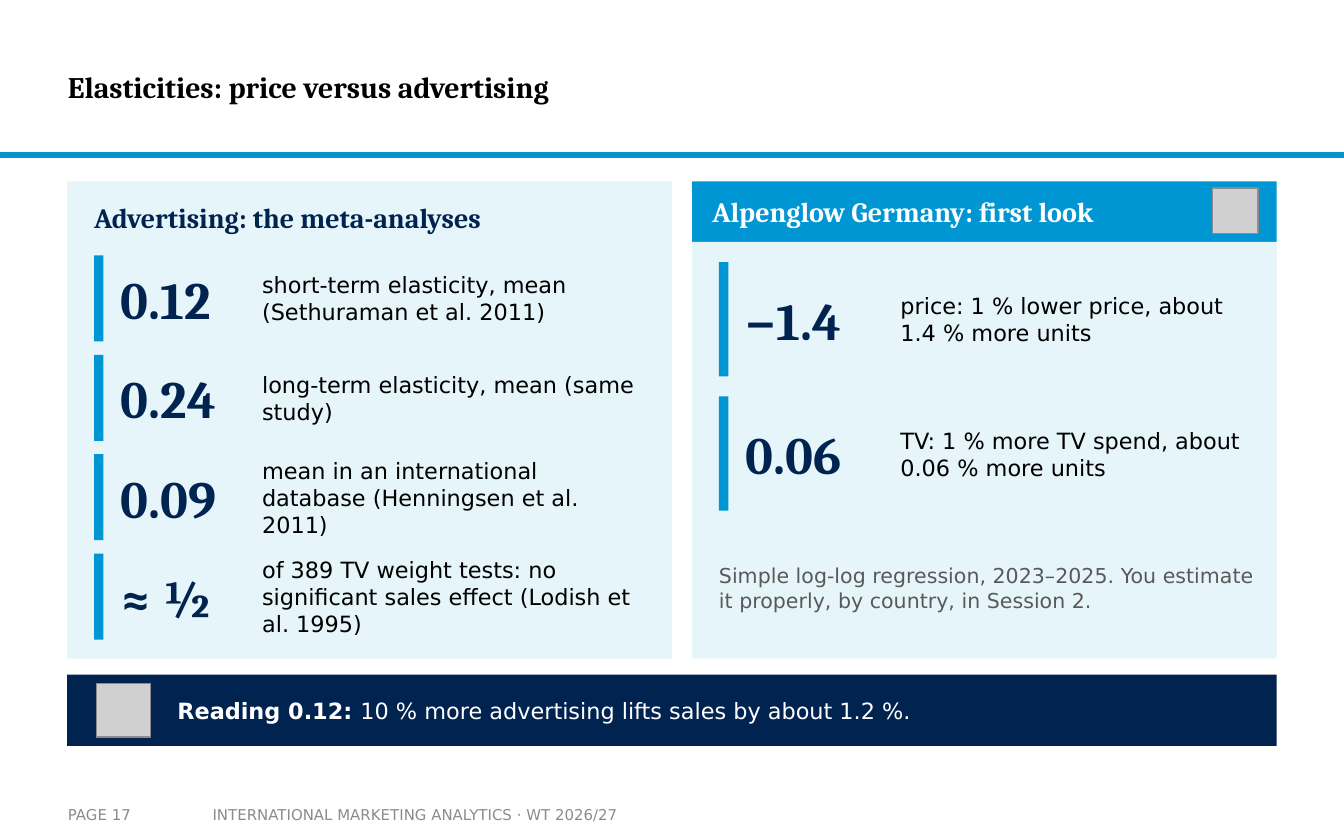
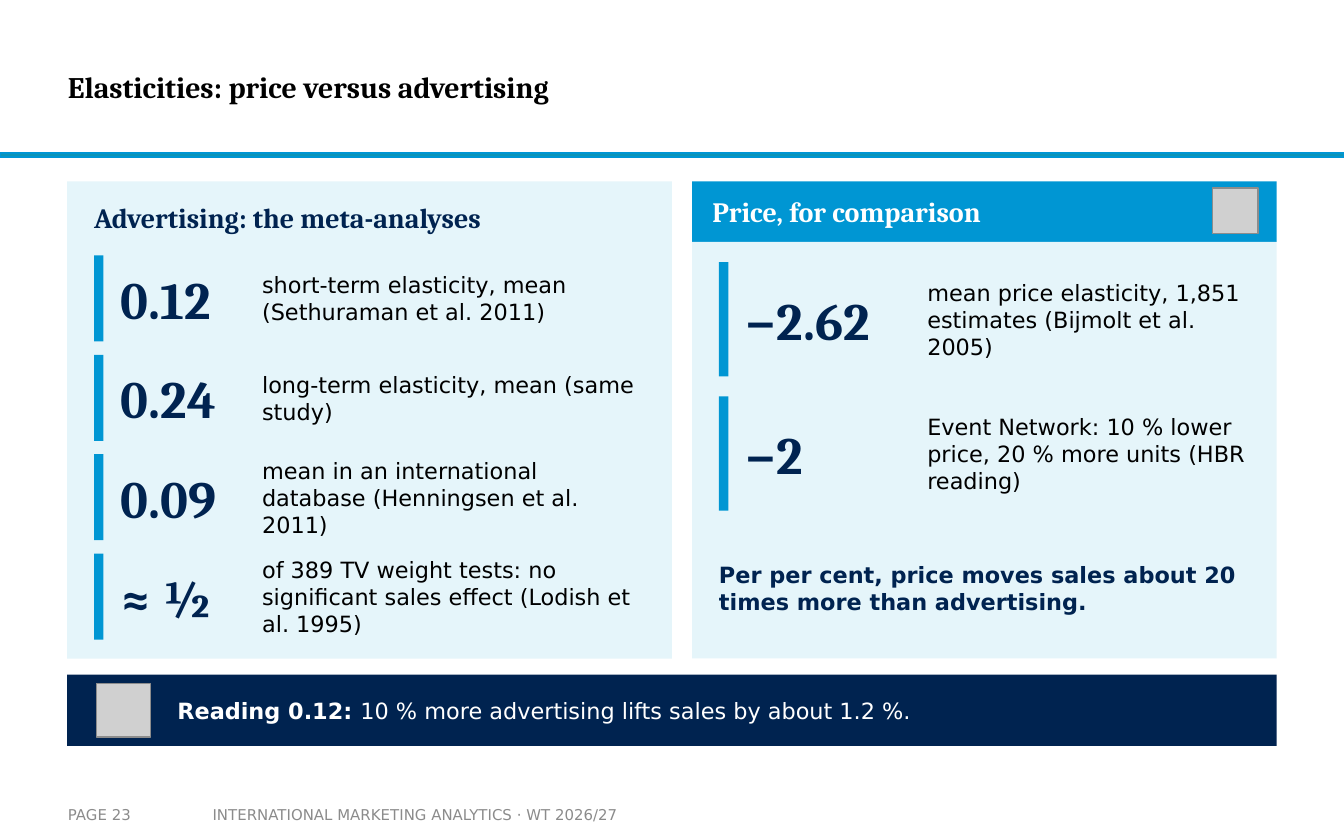
Before and after one commit to arnefloh-wu/International-Marketing-Analytics, a slide deck: slide 23 of slides/02a_intro-to-mmm_WT26-27.pptx (slide 17 before the commit). Drawn at 1344x840 pixels with LibreOffice and Linux fonts; fonts in the diff are those of the drawing; grey boxes stand for pictures; background and template pictures are left out. Boxes give left, top, right and bottom in pixels: in the first picture for what was removed or moved away, otherwise in the second. Text is boxed around its words. In the diff, an @@ line names an element or a change of style, - is before the commit and + after.

```diff
--- a/slides/02a_intro-to-mmm_WT26-27.pptx
+++ b/slides/02a_intro-to-mmm_WT26-27.pptx
@@ text at [712, 202, 980, 228]: text changed @@
-Alpenglow Germany: first look
+Price, for comparison
@@ text at [927, 284, 1240, 358]: text changed @@
-price: 1 % lower price, about 1.4 % more units
+mean price elasticity, 1,851 estimates (Bijmolt et al. 2005)
@@ text at [746, 304, 870, 341]: text changed @@
-−1.4
+−2.62
@@ text at [927, 418, 1244, 494]: text changed @@
-TV: 1 % more TV spend, about 0.06 % more units
+Event Network: 10 % lower price, 20 % more units (HBR reading)
@@ text at [746, 438, 803, 474]: text changed @@
-0.06
+−2
@@ text at [719, 566, 1235, 615]: text changed; size 11 to 12 pt; text colour #595959 to #002350; bold on @@
-Simple log-log regression, 2023–2025. You estimate it properly, by country, in Session 2.
+Per per cent, price moves sales about 20 times more than advertising.
@@ page number at [68, 809, 131, 820]: text changed @@
-PAGE 17
+PAGE 23
```
Also in this commit, not shown: 22 other slides changed, 1 slide removed, 3 other files.
